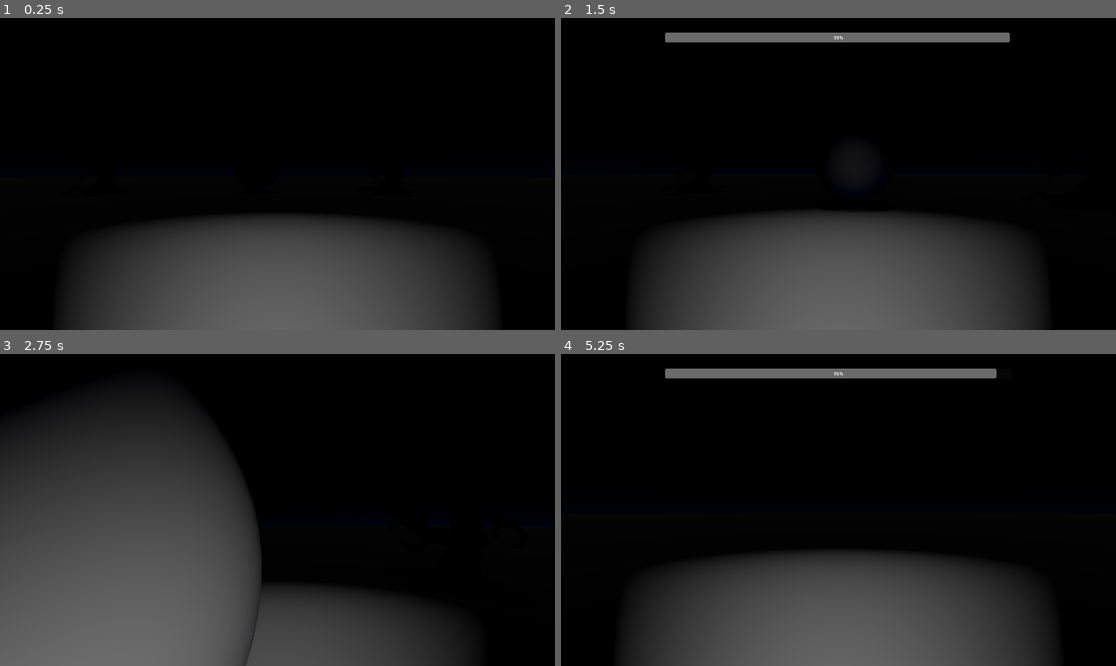
Above: before the commit, frames 1-4 (two rows, left to right).
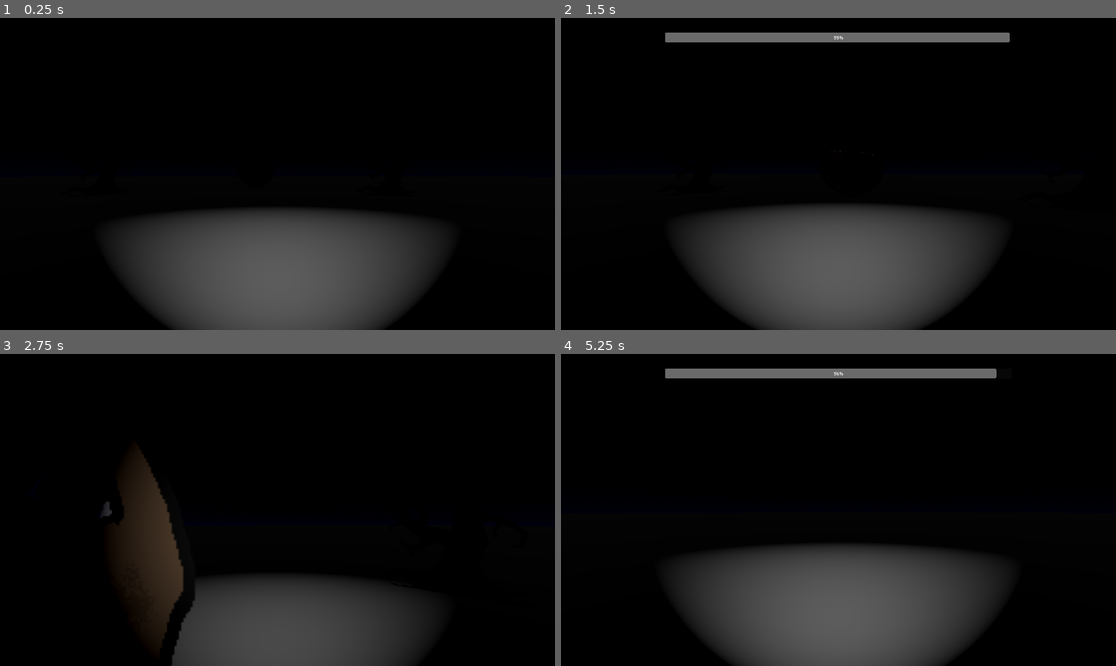
Above: after the commit, the same moments.

Repository: omrekinci/Forest
Game: Godot game, scene res://game.tscn
Two runs of this game, one before a commit and one after it. Both use one fixed random seed, a clock stepped at 60 frames per second and the inputs below.
Inputs (mouse positions are in pixels of both pictures, inside the frame that each line leads up to):
- Up to frame 1 (0.25 s): no input
- Up to frame 2 (1.5 s): tap Enter (ui_accept) at 0.5, 0.77 s; move the mouse to (866, 174) at 0.52 s; hold Up (ui_up) from 0.53 s (still down); tap Alt at 0.6 s; move the mouse to (810, 174) at 1.27 s; tap Shift at 1.35 s
- Up to frame 3 (2.75 s): keep holding Up (ui_up); tap Enter (ui_accept) at 1.52 s; move the mouse to (288, 503) at 2.02 s; hold Space from 2.03 s (still down)
- Up to frame 4 (5.25 s): keep holding Up (ui_up); move the mouse to (832, 516) at 2.77 s; release Space at 2.78 s; tap Alt at 2.85, 5.1 s; tap Enter (ui_accept) at 3.02, 3.77, 4.52 s; move the mouse to (877, 513) at 3.52 s; hold Shift 3.53-4.28 s; move the mouse to (794, 506) at 4.27 s; tap Space at 4.35 s; move the mouse to (844, 510) at 5.02 s

The runs differ from the first frame. In frame 1, 8.5% of the frame differs, in the area x 11-89%, y 61-100%; in frame 2, 10%; in frame 3, 36%, in the area x 0-84%, y 15-100%; in frame 4, 8.5%.

Commit message:
devlog-4

Diff:
--- a/monster/monster.tscn
+++ b/monster/monster.tscn
@@ -2,6 +2,8 @@
 
 [ext_resource type="Script" uid="uid://efkvs0vr36hp" path="res://monster/monster.gd" id="1_s3gyj"]
 [ext_resource type="AudioStream" uid="uid://bxta4ta2w8xe3" path="res://monster/monsternoise.wav" id="2_mrqeg"]
+[ext_resource type="Texture2D" uid="uid://bhfpk1ne24kjc" path="res://monster/monster.png" id="3_2k2s0"]
+[ext_resource type="Texture2D" uid="uid://cdog1146m7s1j" path="res://monster/monsterback.png" id="4_ck3l0"]
 
 [sub_resource type="SphereMesh" id="SphereMesh_7taos"]
 
@@ -12,6 +14,7 @@
 
 [node name="Body" type="MeshInstance3D" parent="." unique_id=117072143]
 transform = Transform3D(4, 0, 0, 0, 4, 0, 0, 0, 4, 0, 0, 0)
+visible = false
 mesh = SubResource("SphereMesh_7taos")
 
 [node name="PresenceAuido" type="AudioStreamPlayer3D" parent="." unique_id=253173139]
@@ -20,3 +23,15 @@
 [node name="CollisionShape3D" type="CollisionShape3D" parent="." unique_id=714386937]
 transform = Transform3D(4, 0, 0, 0, 4, 0, 0, 0, 4, 0, 0, 0)
 shape = SubResource("SphereShape3D_2a8ig")
+
+[node name="MonsterFront" type="Sprite3D" parent="." unique_id=1945678571]
+transform = Transform3D(-1.599402, 0, 0, 0, 1.5, 0, 0, 0, 1.5, 0, 0, 0)
+billboard = 1
+shaded = true
+texture = ExtResource("3_2k2s0")
+
+[node name="MonsterBack" type="Sprite3D" parent="." unique_id=1149674282]
+transform = Transform3D(-1.599402, 0, 0, 0, 1.5, 0, 0, 0, 1.5, 0, 0, 0.01)
+billboard = 1
+shaded = true
+texture = ExtResource("4_ck3l0")
--- a/player/player.tscn
+++ b/player/player.tscn
@@ -21,8 +21,8 @@
 transform = Transform3D(1, 0, 0, 0, 1, 0, 0, 0, 1, 0, 0.6705221, 0)
 
 [node name="Flashlight" type="SpotLight3D" parent="Neck" unique_id=1389959601]
-transform = Transform3D(1, 0, 0, 0, 1, 0, 0, 0, 1, 0, 0.1549604, 0.5252811)
-spot_range = 10.0
+transform = Transform3D(1, 0, 0, 0, 1, 0, 0, 0, 1, 0, 0.63867366, -0.16850567)
+spot_range = 11.0
 
 [node name="CanvasLayer" type="CanvasLayer" parent="." unique_id=793281831]
 
Binary file added: monster/monster.png
Not shown, added: monster/monster.png.import
Binary file added: monster/monsterback.png
Not shown, added: monster/monsterback.png.import
